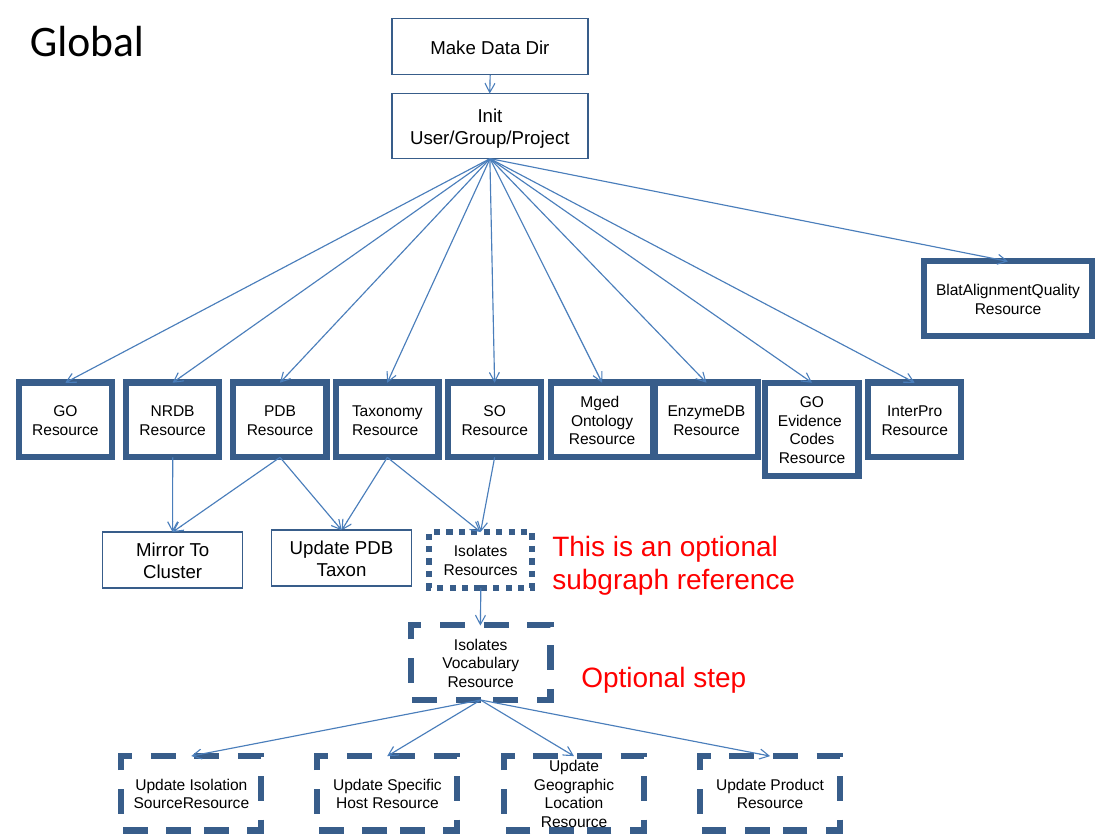
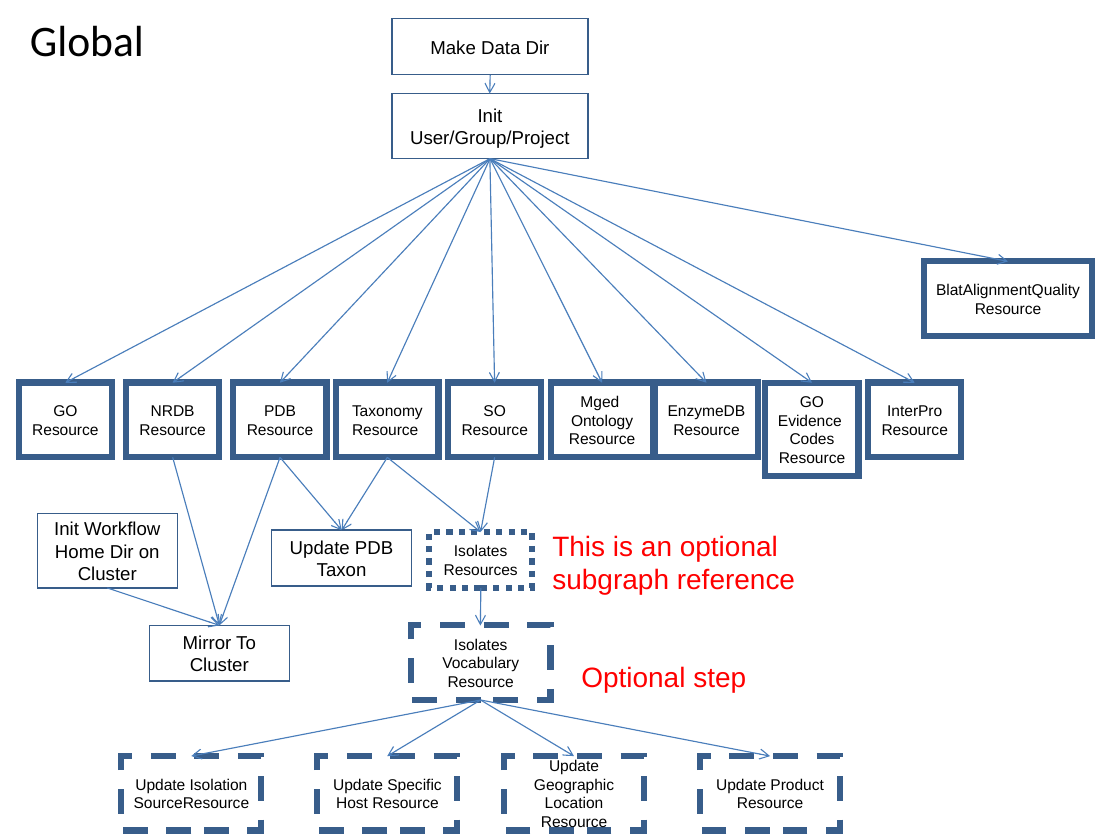
Before and after one commit to VEuPathDB/ApiCommonWorkflow, a slide deck: slide 3 of Main/doc/IntegratedWorkflow.ppt. Drawn at 1120x840 pixels with LibreOffice and Linux fonts; fonts in the diff are those of the drawing. Boxes give left, top, right and bottom in pixels: in the first picture for what was removed or moved away, otherwise in the second. Text is boxed around its words. In the diff, an @@ line names an element or a change of style, - is before the commit and + after.

```diff
--- a/Main/doc/IntegratedWorkflow.ppt
+++ b/Main/doc/IntegratedWorkflow.ppt
@@ arrow moved from (172, 457) - (172, 532) to (172, 457) - (220, 625) @@
@@ arrow moved from (280, 457) - (172, 532) to (280, 457) - (220, 625) @@
@@ rectangle added at [37, 513, 177, 588], outline #385D8A 0.99 pt, 12 pt, text #000000 @@
+Init Workflow Home Dir on Cluster
@@ arrow added from (108, 588) to (220, 625), #4A7EBB 0.74 pt @@
@@ rectangle "Mirror To Cluster": place and size @@
-rectangle "Mirror To Cluster" at [103, 532, 243, 588]
+rectangle "Mirror To Cluster" at [149, 625, 289, 681]
```
Also in this commit, not shown: 1 other slide changed.
